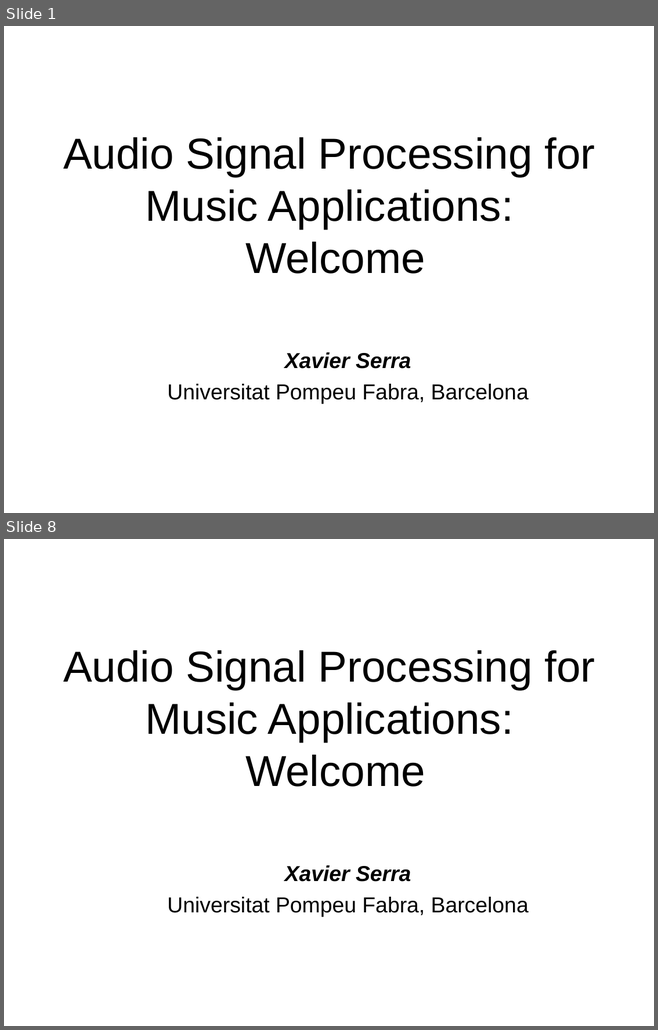
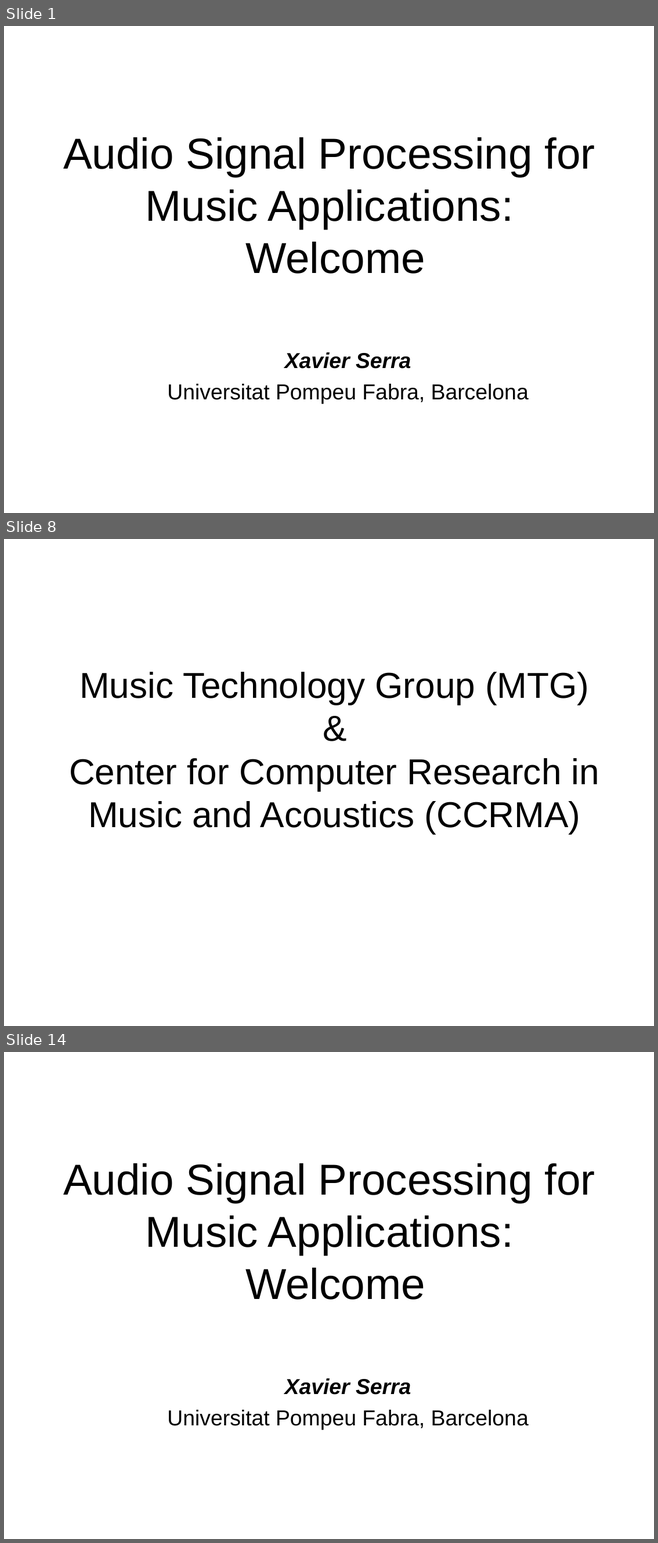
Before and after one commit to MTG/sms-tools, a slide deck: lectures/1-Introduction/Welcome.odp. Shown one above the other, each under a label of ours: slides 1 and 8 before the commit, slides 1, 8 and 14 after it; the slides between them are not shown. The pictures are 658x1030 and 658x1543 pixels, drawn with LibreOffice and Linux fonts; fonts in the diff are those of the drawing. Boxes give left, top, right and bottom in pixels: in the first picture for what was removed or moved away, otherwise in the second. Text is boxed around its words. In the diff, an @@ line names an element or a change of style, - is before the commit and + after.

```diff
--- a/lectures/1-Introduction/Welcome.odp
+++ b/lectures/1-Introduction/Welcome.odp
@@ slide 8 added at [4, 539, 654, 1026], background #FFFFFF @@
@@ title added at [69, 672, 599, 834], 39.9 pt, text #000000 @@
+Music Technology Group (MTG)
+&
+Center for Computer Research in Music and Acoustics (CCRMA)
@@ what was slide 8 is now slide 14 @@
```
Also in this commit, not shown: 5 slides changed, 6 other slides added, 1 slide removed, 20 other files.
